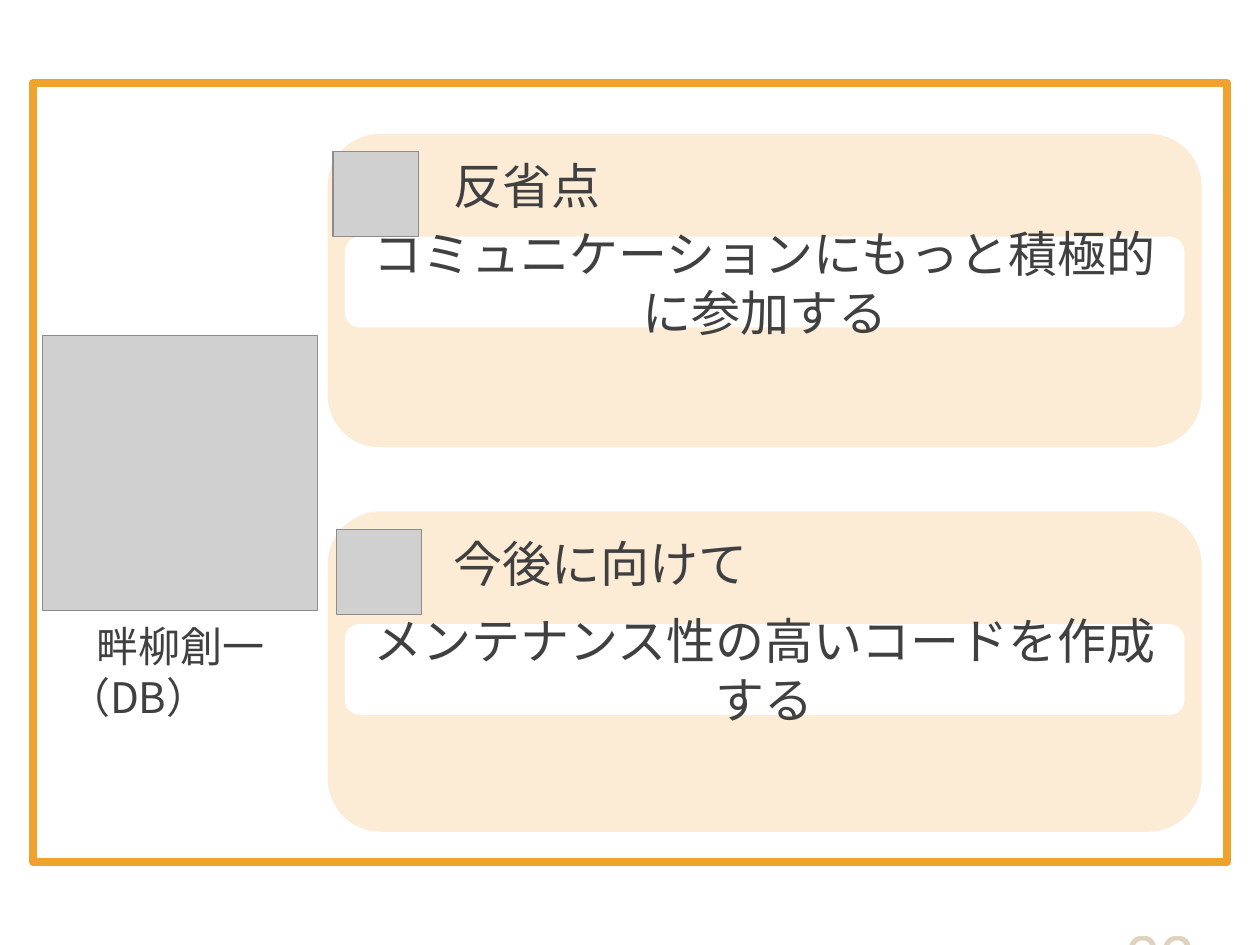
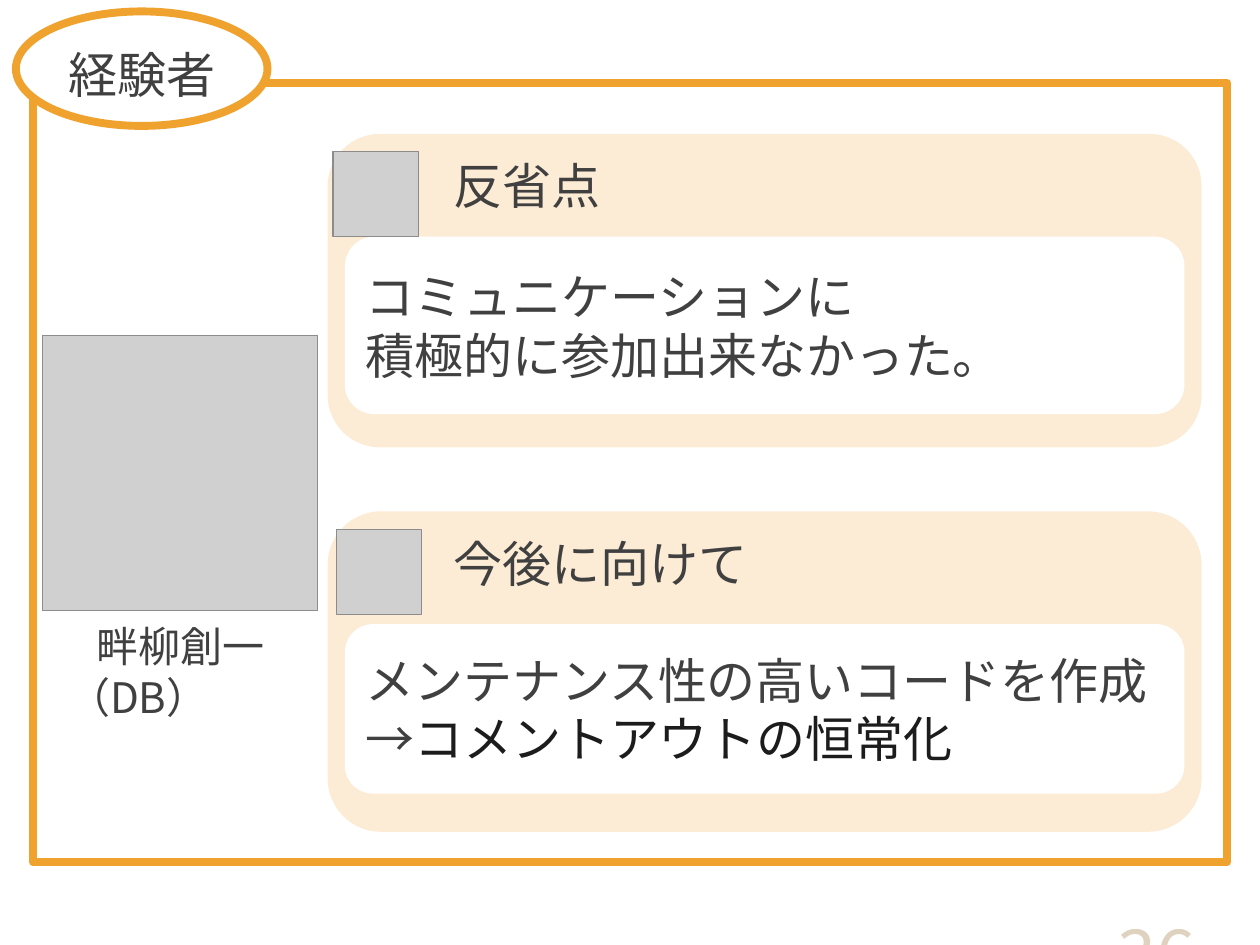
Before and after one commit to DOJO-2021/D-2, a slide deck: slide 36 of documents/プレゼン/Knowledge Holder_清書版.pptx (slide 32 before the commit). Drawn at 1260x945 pixels with LibreOffice and Linux fonts; fonts in the diff are those of the drawing; grey boxes stand for pictures. Boxes give left, top, right and bottom in pixels: in the first picture for what was removed or moved away, otherwise in the second. Text is boxed around its words. In the diff, an @@ line names an element or a change of style, - is before the commit and + after.

```diff
--- a/documents/プレゼン/Knowledge Holder_清書版.pptx
+++ b/documents/プレゼン/Knowledge Holder_清書版.pptx
@@ ellipse added at box(16, 11, 268, 126), fill #FFFFFF, outline #F0A22E 4.5 pt, 28 pt, text #404040 @@
+経験者
@@ rounded rectangle "反省点" at box(328, 134, 1202, 447): font Calibri to Noto Sans CJK JP @@
@@ rounded rectangle "コミュニケーションに": place and size @@
-rounded rectangle "コミュニケーションに" at box(345, 237, 1184, 328)
+rounded rectangle "コミュニケーションに" at box(345, 237, 1184, 415)
@@ text in rounded rectangle at box(366, 276, 1002, 378): text changed; font Calibri to Noto Sans CJK JP @@
-コミュニケーションにもっと積極的に参加する
+コミュニケーションに
+積極的に参加出来なかった。
@@ rounded rectangle "今後に向けて" at box(328, 512, 1202, 832): font Calibri to Noto Sans CJK JP @@
@@ rounded rectangle "メンテナンス性の高いコードを作成": place and size @@
-rounded rectangle "メンテナンス性の高いコードを作成" at box(345, 624, 1184, 714)
+rounded rectangle "メンテナンス性の高いコードを作成" at box(345, 624, 1184, 794)
@@ text in rounded rectangle at box(365, 657, 1147, 761): text changed; font Calibri to Noto Sans CJK JP @@
-メンテナンス性の高いコードを作成する
+メンテナンス性の高いコードを作成
+→コメントアウトの恒常化
@@ page number at box(906, 810, 1208, 945): text changed; font Calibri to Noto Sans CJK JP @@
-32
+36
```
Also in this commit, not shown: 22 other slides changed, 6 slides added, 2 slides removed.
